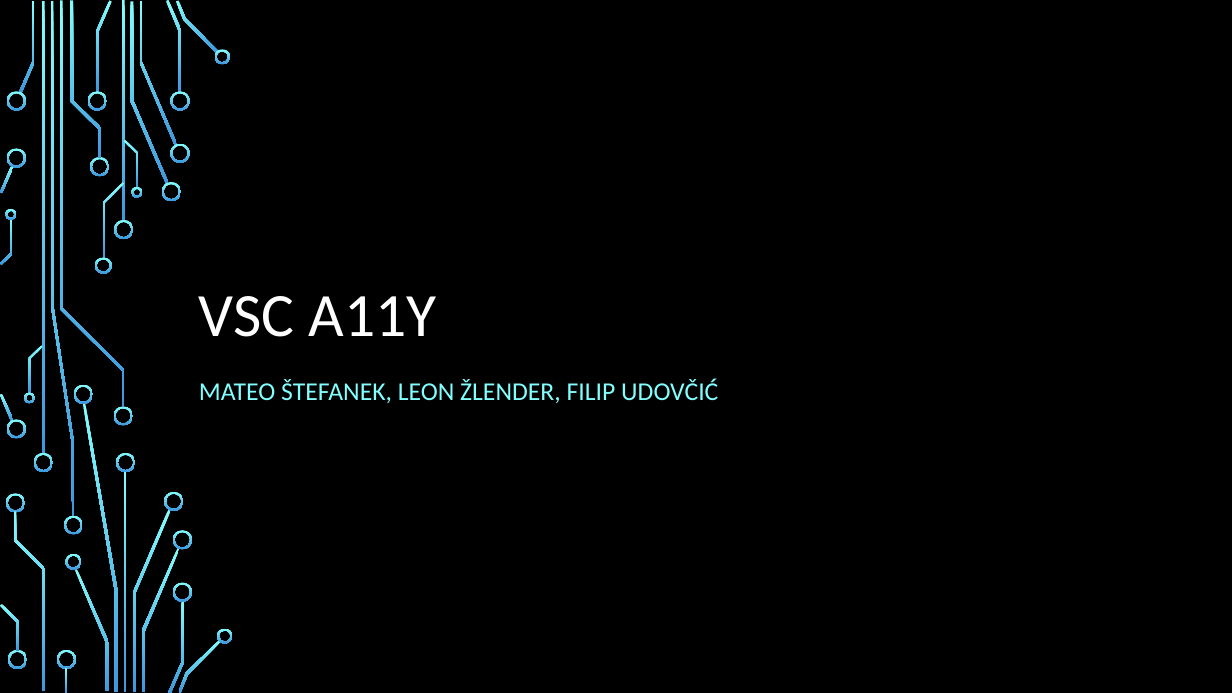
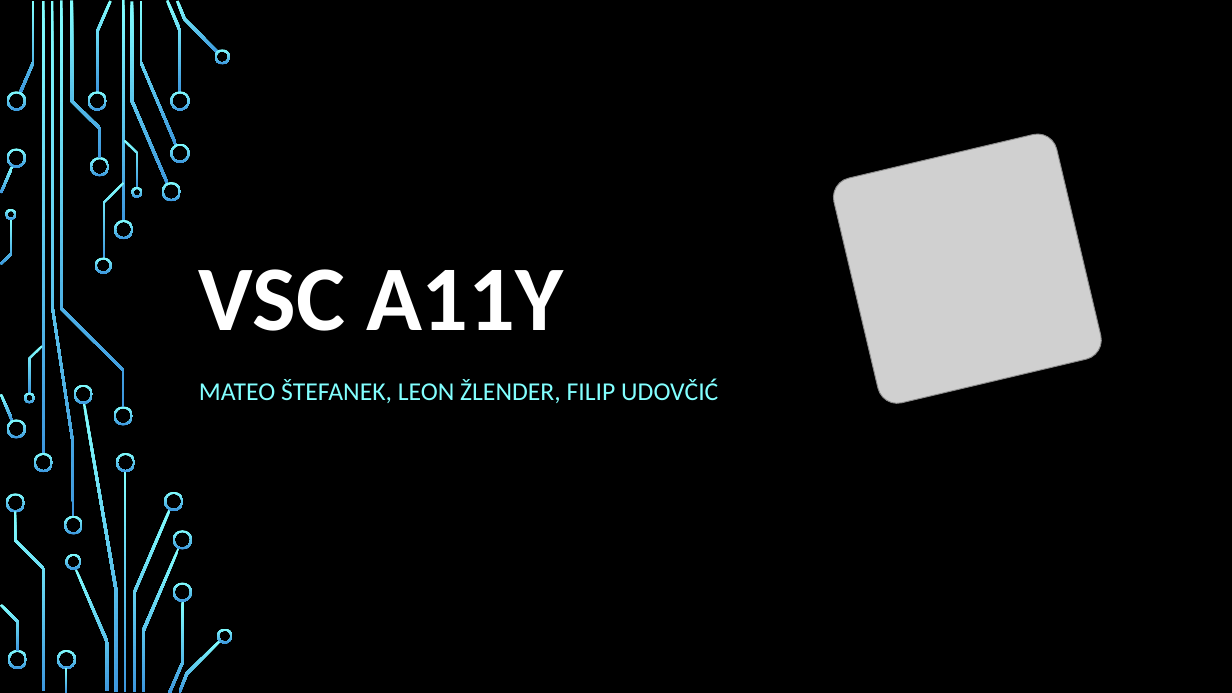
Before and after one commit to Jsjjjs6066/VSC-a11y, a slide deck: slide 1 of VSCA11Y_Prezentacija.pptx. Drawn at 1232x693 pixels with LibreOffice and Linux fonts; fonts in the diff are those of the drawing; grey boxes stand for pictures; background and template pictures are left out. Boxes give left, top, right and bottom in pixels: in the first picture for what was removed or moved away, otherwise in the second. Text is boxed around its words. In the diff, an @@ line names an element or a change of style, - is before the commit and + after.

```diff
--- a/VSCA11Y_Prezentacija.pptx
+++ b/VSCA11Y_Prezentacija.pptx
@@ title "VSC A11Y" at (x1=199, y1=269, x2=563, y2=331): size 48 to 72 pt, bold on @@
@@ picture added at (x1=830, y1=130, x2=1106, y2=408) @@
```
Also in this commit, not shown: 5 other slides changed, 1 slide added.
